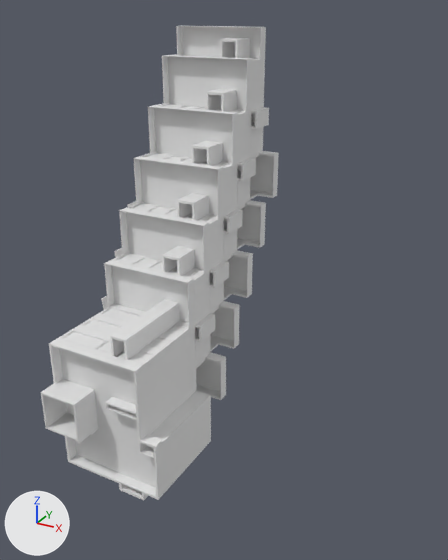
Renders of the OBJ model data/pandan_valley_mirror.obj from each side of a commit.
Before and after are seen from a 50 mm camera at (24133.0, -41208.0, 8670.0) aimed at (6243.0, -8680.0, -7594.0). Lighting does not change. The marker at lower left points along +X, +Y and +Z. Where no turn or scale is listed for an object, it has been applied to the vertices. Vertices at the same position are counted once.

The first picture shows 'pandan_valley_mirror'.
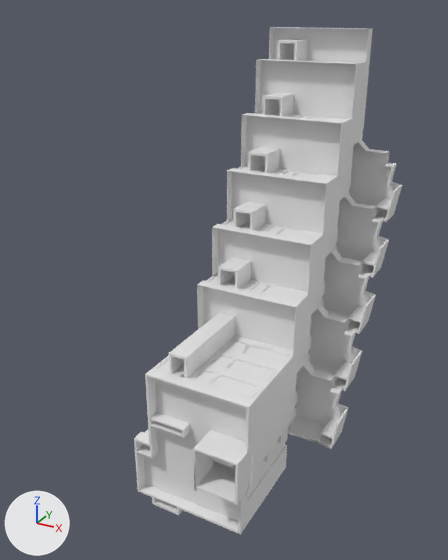
What differs and where, as boxes [x1, y1, x2, y2] in the pictures (448 x 560 px; the box of a moved part takes in the faces that stretch with it):
'pandan_valley_mirror', reshaped (13% wider, 7% taller): before [41, 26, 279, 500]; after [134, 27, 402, 534]
part 1 of me_pandan_valley_mirror, moved or reshaped: before [41, 26, 279, 500]; after [134, 27, 402, 534]
part 2 of me_pandan_valley_mirror, deleted: before [62, 58, 254, 421]
part 3 of me_pandan_valley_mirror, added: after [150, 112, 390, 439]

The change in detail:
me_pandan_valley_mirror is used by ob_pandan_valley_mirror; location (0.0, 0.0, 0.0).
me_pandan_valley_mirror had 13601 vertices, 26773 faces and spanned x -5010.0..5943.0, y -17700.0..75.0, z -20438.0..7454.0.
me_pandan_valley_mirror now has 13538 vertices, 26636 faces and spans x 4057.0..15010.0, y -17700.0..75.0, z -20438.0..7454.0.
me_pandan_valley_mirror part 1: the loose piece of 2603 vertices spanning x -5010.0..5943.0, y -17700.0..75.0, z -20438.0..7454.0 is mirrored in x about its middle, then moved by (9067.0, 0.0, 0.0).
me_pandan_valley_mirror part 2: 249 loose pieces with 9807 vertices, spanning x -4713.0..5653.0, y -16500.0..0.0, z -19728.0..5414.0, are deleted.
me_pandan_valley_mirror part 3: 9648 vertices added at x 4347.0..14713.0, y -16500.0..0.0, z -19728.0..2179.0.
